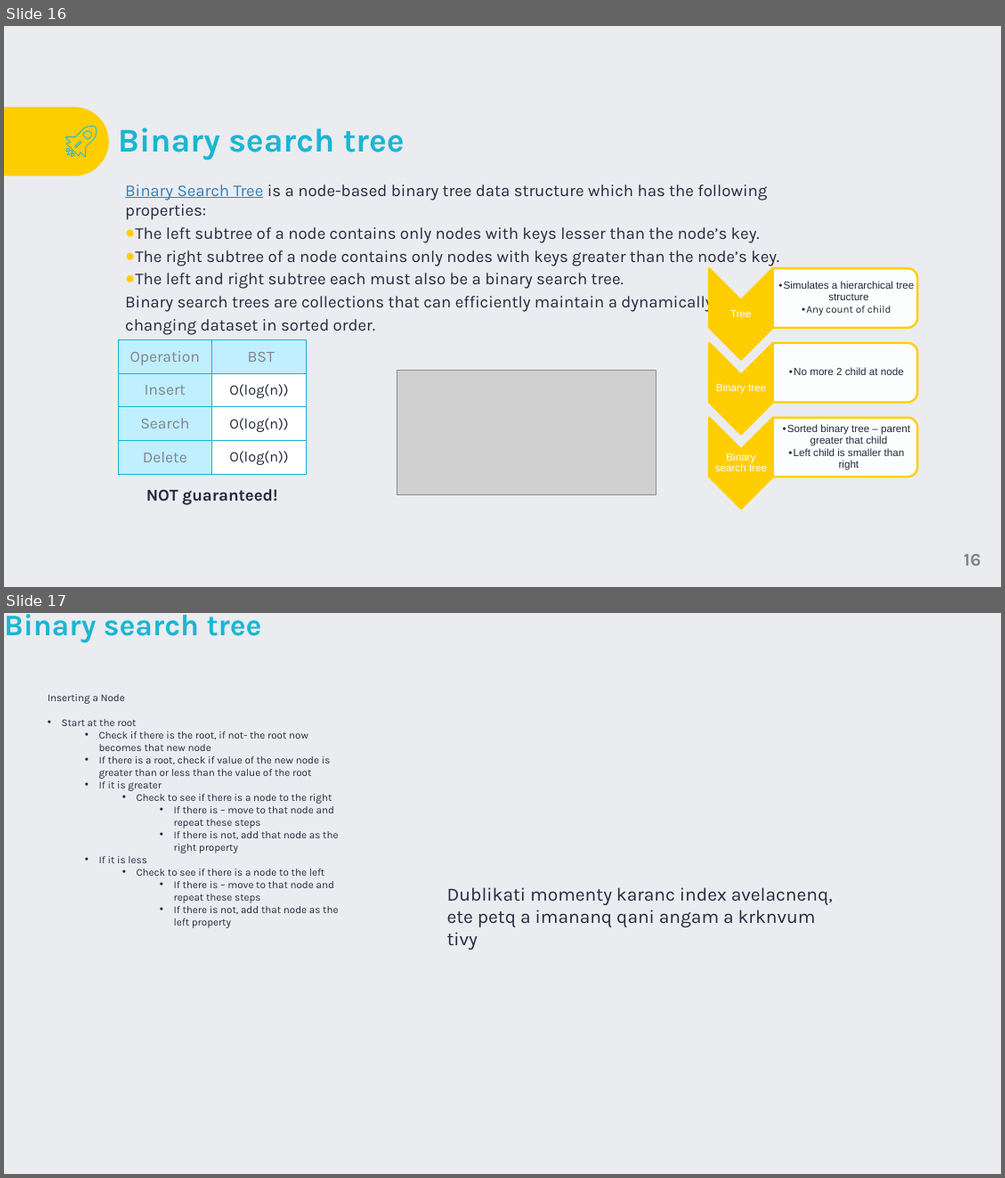
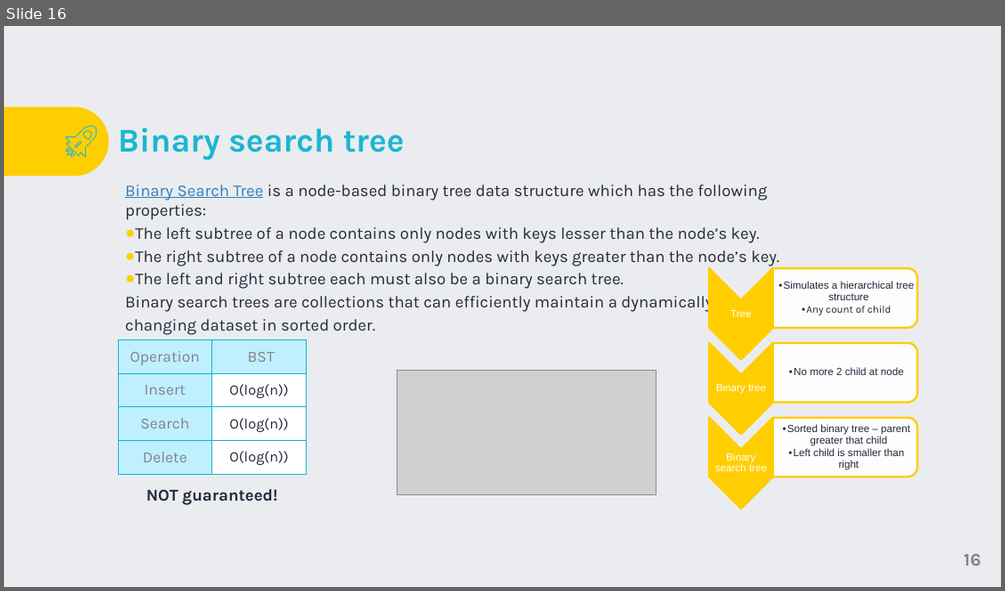
Before and after one commit to TigranVardanyan/Algorithms-and-Data-structures, a slide deck: ds&a.pptx. Shown one above the other, each under a label of ours: slides 16 and 17 before the commit, slide 16 after it. The pictures are 1005x1178 and 1005x591 pixels, drawn with LibreOffice and Linux fonts; fonts in the diff are those of the drawing; grey boxes stand for pictures; background and template pictures are left out. Boxes give left, top, right and bottom in pixels: in the first picture for what was removed or moved away, otherwise in the second. Text is boxed around its words. In the diff, an @@ line names an element or a change of style, - is before the commit and + after.

```diff
--- a/ds&a.pptx
+++ b/ds&a.pptx
@@ slide 17 removed at [4,613,1001,1174], background #EAECF0 @@
@@ title removed at [4,614,262,643] @@
-Binary search tree
@@ text removed at [48,694,338,928] @@
-Inserting a Node
-• Start at the root
-  • Check if there is the root, if not- the root now becomes that new node
-  • If there is a root, check if value of the new node is greater than or less than the value of the root
-  • If it is greater
-    • Check to see if there is a node to the right
-      • If there is – move to that node and repeat these steps
-      • If there is not, add that node as the right property
-  • If it is less
-    • Check to see if there is a node to the left
-      • If there is – move to that node and repeat these steps
-      • If there is not, add that node as the left property
@@ text removed at [447,887,833,927] @@
-Dublikati momenty karanc index avelacnenq,
-ete petq a imananq qani angam a krknvum tivy
```
Also in this commit, not shown: 16 slides changed, 5 other slides removed, 2 other files.
